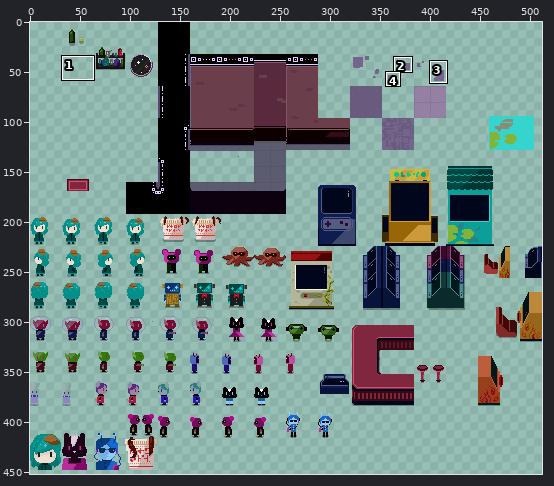
Sprite sheet: assets/images/test.png. The picture above shows the old version from afar; the outline marks the close-up.
Close-up. First the earlier version:
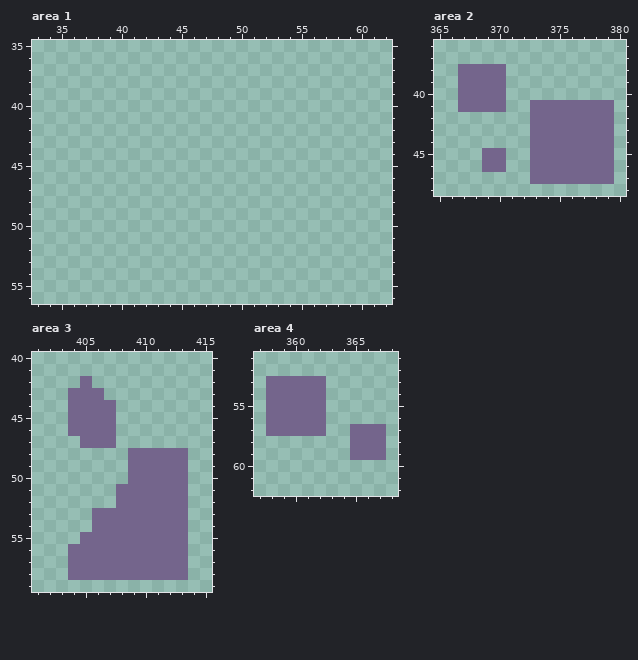
The file is 512x512 pixels. Colours within 5 levels of each other are drawn and written as one. Shown: area 1: x 33..62, y 35..56; area 2: x 365..380, y 36..48; area 3: x 401..415, y 40..59; area 4: x 357..368, y 51..62. The wide view leaves out empty margins. The commit also changed other parts of the picture, which this record leaves out.
The same view after the edit:
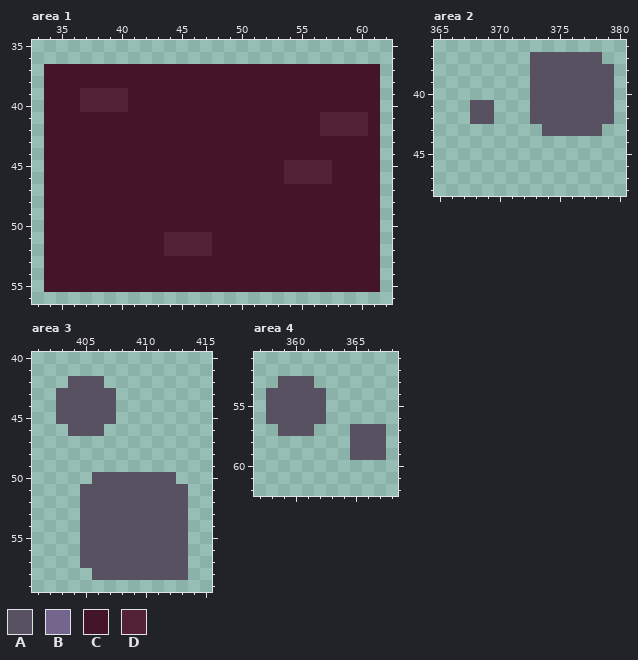
Palette (. is transparent): A #575162  B #74658c  C #441529  D #542237
Difference:
Changed rows in their new state; - is an unchanged pixel.
Area 1:
first column x 34:
37 CCCCCCCCCCCCCCCCCCCCCCCCCCCC
38 CCCCCCCCCCCCCCCCCCCCCCCCCCCC
39 CCCDDDDCCCCCCCCCCCCCCCCCCCCC
40 CCCDDDDCCCCCCCCCCCCCCCCCCCCC
41 CCCCCCCCCCCCCCCCCCCCCCCDDDDC
42 CCCCCCCCCCCCCCCCCCCCCCCDDDDC
43 CCCCCCCCCCCCCCCCCCCCCCCCCCCC
44 CCCCCCCCCCCCCCCCCCCCCCCCCCCC
45 CCCCCCCCCCCCCCCCCCCCDDDDCCCC
46 CCCCCCCCCCCCCCCCCCCCDDDDCCCC
47 CCCCCCCCCCCCCCCCCCCCCCCCCCCC
48 CCCCCCCCCCCCCCCCCCCCCCCCCCCC
49 CCCCCCCCCCCCCCCCCCCCCCCCCCCC
50 CCCCCCCCCCCCCCCCCCCCCCCCCCCC
51 CCCCCCCCCCDDDDCCCCCCCCCCCCCC
52 CCCCCCCCCCDDDDCCCCCCCCCCCCCC
53 CCCCCCCCCCCCCCCCCCCCCCCCCCCC
54 CCCCCCCCCCCCCCCCCCCCCCCCCCCC
55 CCCCCCCCCCCCCCCCCCCCCCCCCCCC
Area 2:
first column x 367:
37 ------AAAAAA-
38 ....--AAAAAAA
39 ....--AAAAAAA
40 ....--AAAAAAA
41 .AA.--AAAAAAA
42 -AA---AAAAAAA
43 ------.AAAAA.
44 ------.......
45 --..--.......
46 --..--.......
47 ------.......
Area 3:
first column x 403:
42 -AAA-------
43 AAAAA------
44 AAAAA------
45 AAAAA------
46 -AAA.------
47 --...------
48 ------.....
49 ------.....
50 ---AAAAAAA.
51 --AAAAAAAAA
52 --AAAAAAAAA
53 --AAAAAAAAA
54 --AAAAAAAAA
55 --AAAAAAAAA
56 -.AAAAAAAAA
57 -.AAAAAAAAA
58 -..AAAAAAAA
Area 4:
first column x 358:
53 .AAA.-----
54 AAAAA-----
55 AAAAA-----
56 AAAAA-----
57 .AAA.--AAA
58 -------AAA
59 -------AAA
Boxes around the changes in both close-ups, in picture pixels (x1, y1, x2, y2):
added: (44, 64, 380, 292)
changed: (458, 52, 614, 184)
changed: (56, 376, 188, 580)
changed: (266, 376, 386, 460)
